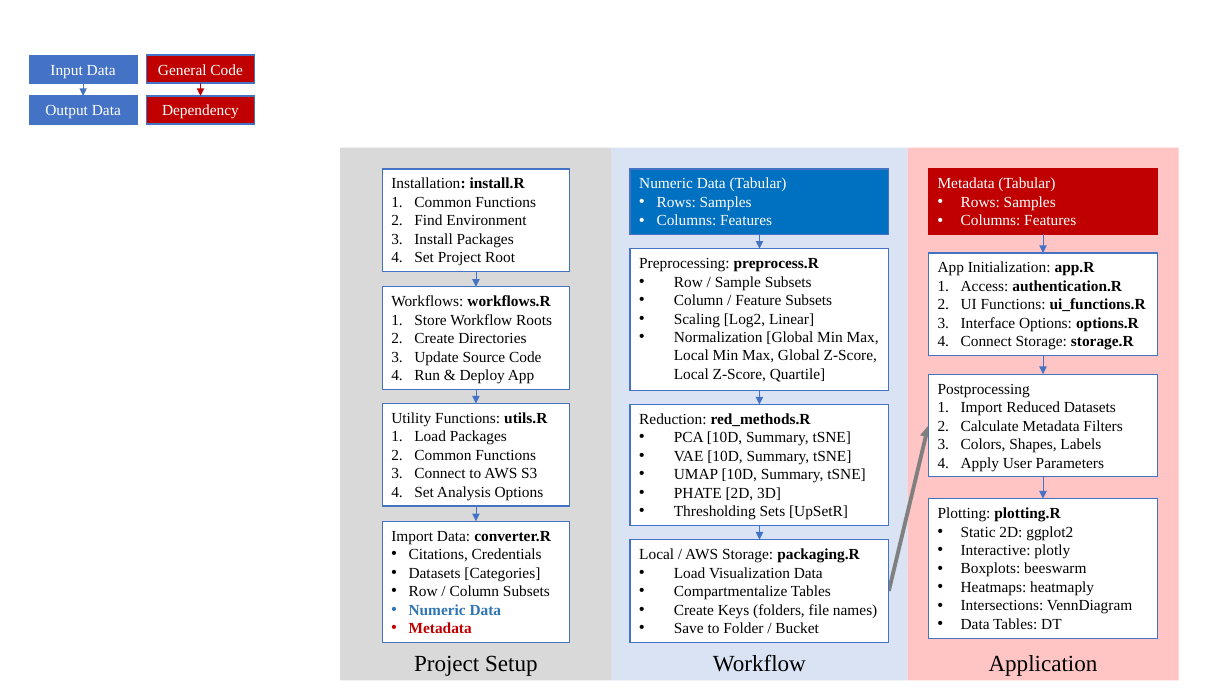
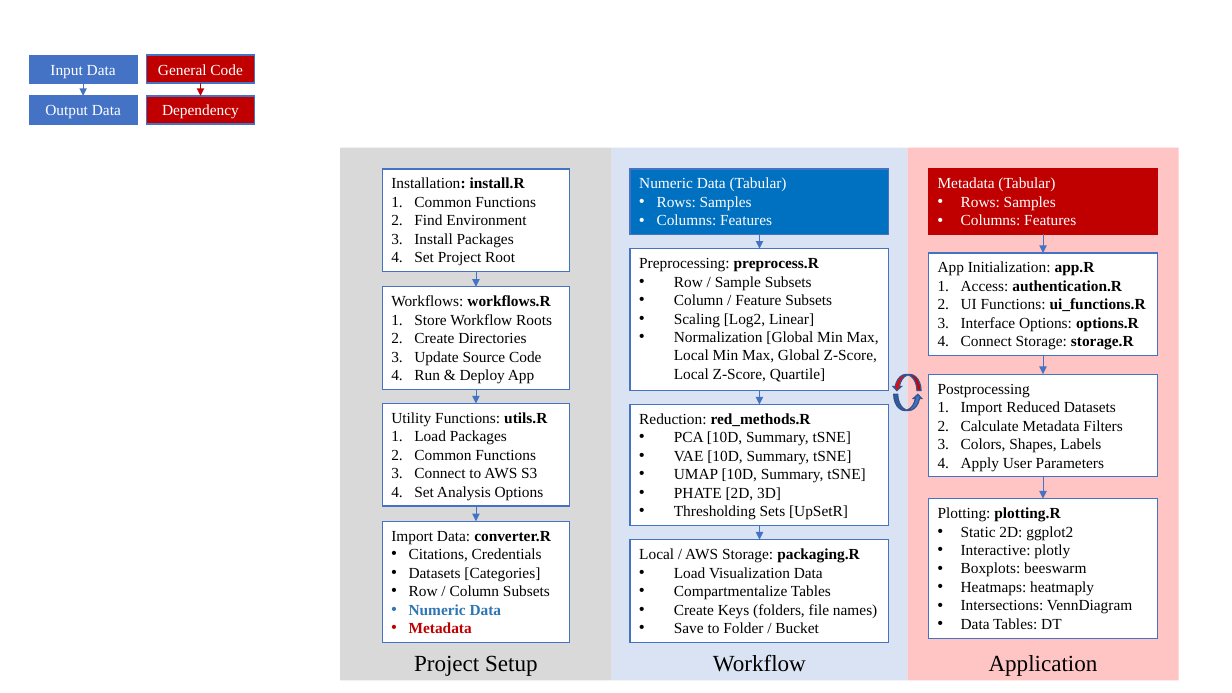
Before and after one commit to gersteinlab/shiny-dim-reduction, a slide deck: slide 1 of extras/Explorer_Tool_Workflow_2.pptx. Drawn at 1232x693 pixels with LibreOffice and Linux fonts; fonts in the diff are those of the drawing. Boxes give left, top, right and bottom in pixels: in the first picture for what was removed or moved away, otherwise in the second. Text is boxed around its words. In the diff, an @@ line names an element or a change of style, - is before the commit and + after.

Commit message:
modified the workflow presentation

```diff
--- a/extras/Explorer_Tool_Workflow_2.pptx
+++ b/extras/Explorer_Tool_Workflow_2.pptx
@@ curved up arrow added at (893, 374, 921, 390), fill #FF0000, outline #325491 1 pt @@
@@ curved up arrow added at (894, 395, 922, 410), fill #4472C4, outline #325491 1 pt @@
@@ arrow removed from (889, 592) to (929, 425) @@
```
